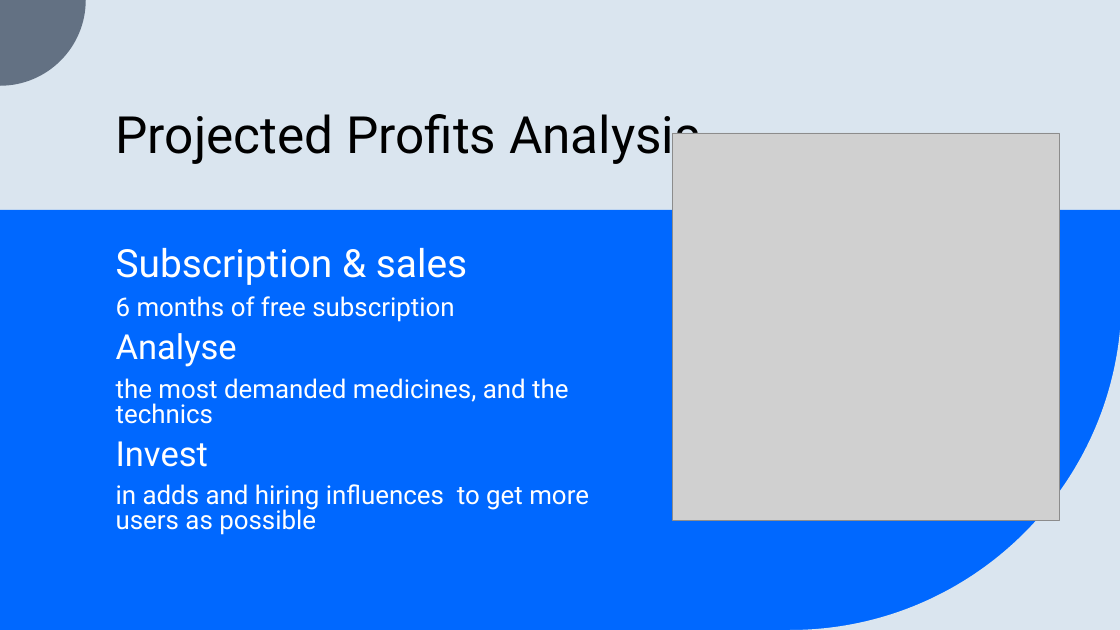
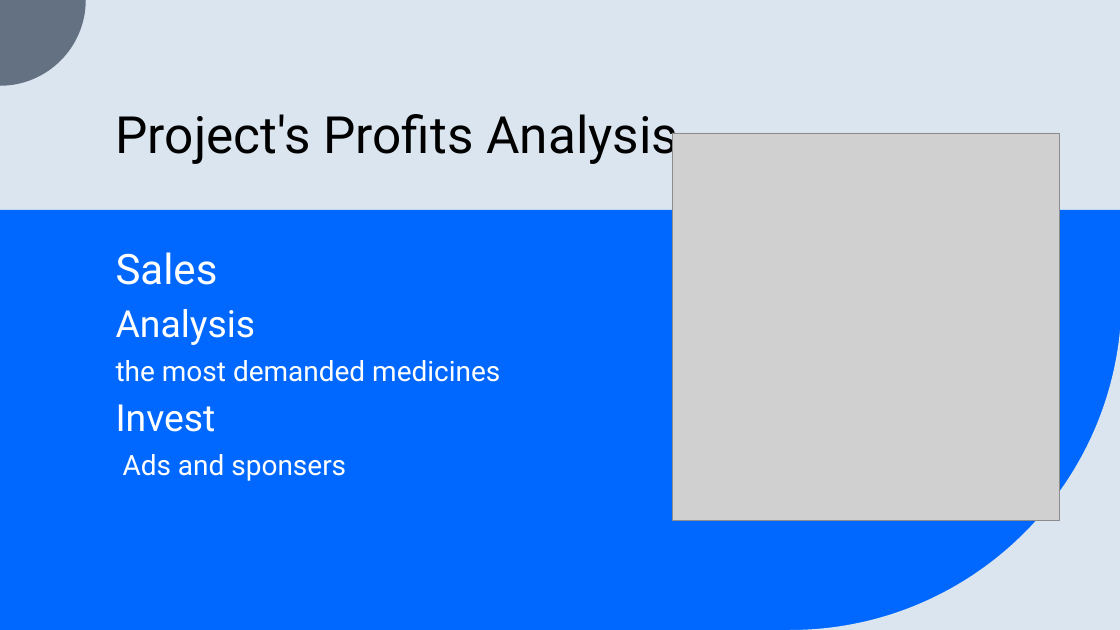
Before and after one commit to Alex55ad/HacKMKv6_HSBoys, a slide deck: slide 7 of Presentation2.pptx. Drawn at 1120x630 pixels with LibreOffice and Linux fonts; fonts in the diff are those of the drawing; grey boxes stand for pictures. Boxes give left, top, right and bottom in pixels: in the first picture for what was removed or moved away, otherwise in the second. Text is boxed around its words. In the diff, an @@ line names an element or a change of style, - is before the commit and + after.

```diff
--- a/Presentation2.pptx
+++ b/Presentation2.pptx
@@ title at (x1=116, y1=114, x2=678, y2=166): text changed @@
-Projected Profits Analysis
+Project's Profits Analysis
@@ text at (x1=116, y1=252, x2=500, y2=382): text changed; size 22.2 to 24 pt @@
-Subscription & sales
-6 months of free subscription
-Analyse
-the most demanded medicines, and the technics
+Sales
+Analysis
+the most demanded medicines
@@ text at (x1=116, y1=404, x2=216, y2=432): size 29.6 to 32 pt in "Invest"; line spacing 0.8 to 0.9 @@
@@ text at (x1=123, y1=454, x2=346, y2=481): text changed; size 22.2 to 24 pt @@
-in adds and hiring influences to get more users as possible
+Ads and sponsers
```
Also in this commit, not shown: 6 other slides changed.
